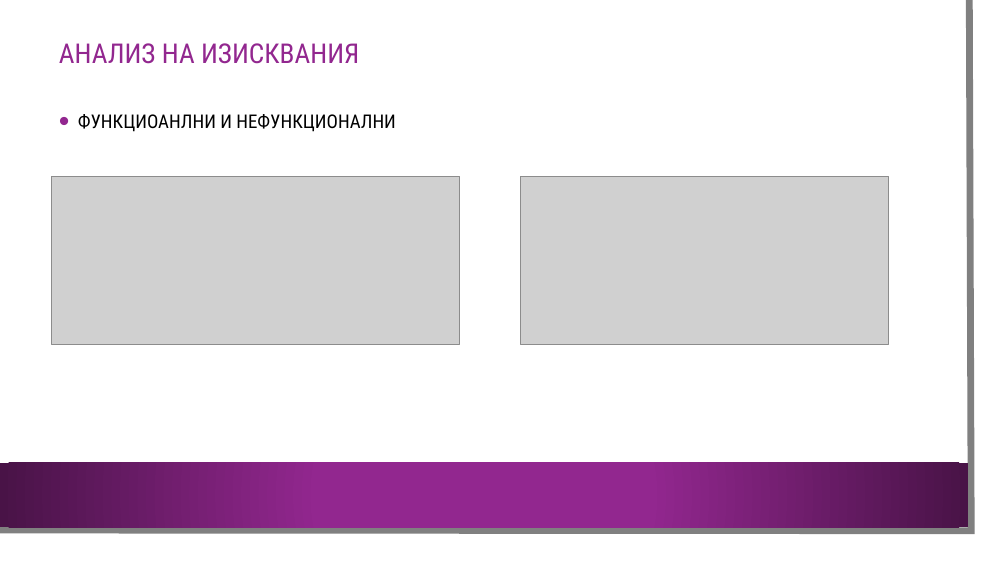
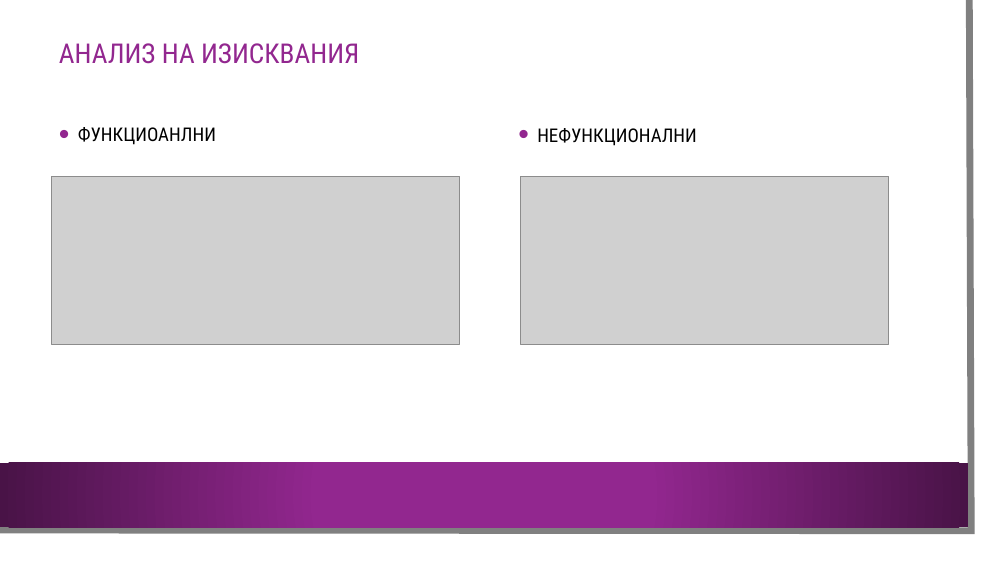
Before and after one commit to RadoslavKolev/DreamMovie, a slide deck: slide 11 of Документация/Презентация - Dream Movie.pptx (slide 9 before the commit). Drawn at 1008x567 pixels with LibreOffice and Linux fonts; fonts in the diff are those of the drawing; grey boxes stand for pictures; background and template pictures are left out. Boxes give left, top, right and bottom in pixels: in the first picture for what was removed or moved away, otherwise in the second. Text is boxed around its words. In the diff, an @@ line names an element or a change of style, - is before the commit and + after.

```diff
--- a/Документация/Презентация - Dream Movie.pptx
+++ b/Документация/Презентация - Dream Movie.pptx
@@ text at (78,127,216,145): text changed @@
-• ФУНКЦИОАНЛНИ И НЕФУНКЦИОНАЛНИ
+• ФУНКЦИОАНЛНИ
@@ text added at (537,128,697,146), 18 pt, text #000000 @@
+• НЕФУНКЦИОНАЛНИ
```
Also in this commit, not shown: 4 other slides changed, 2 slides added.
